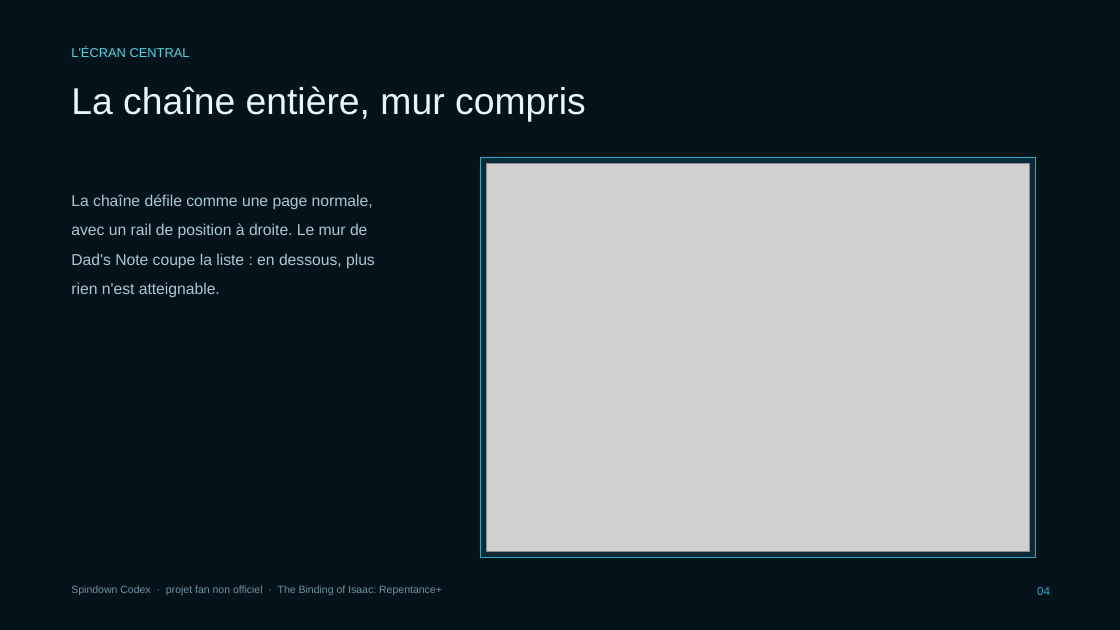
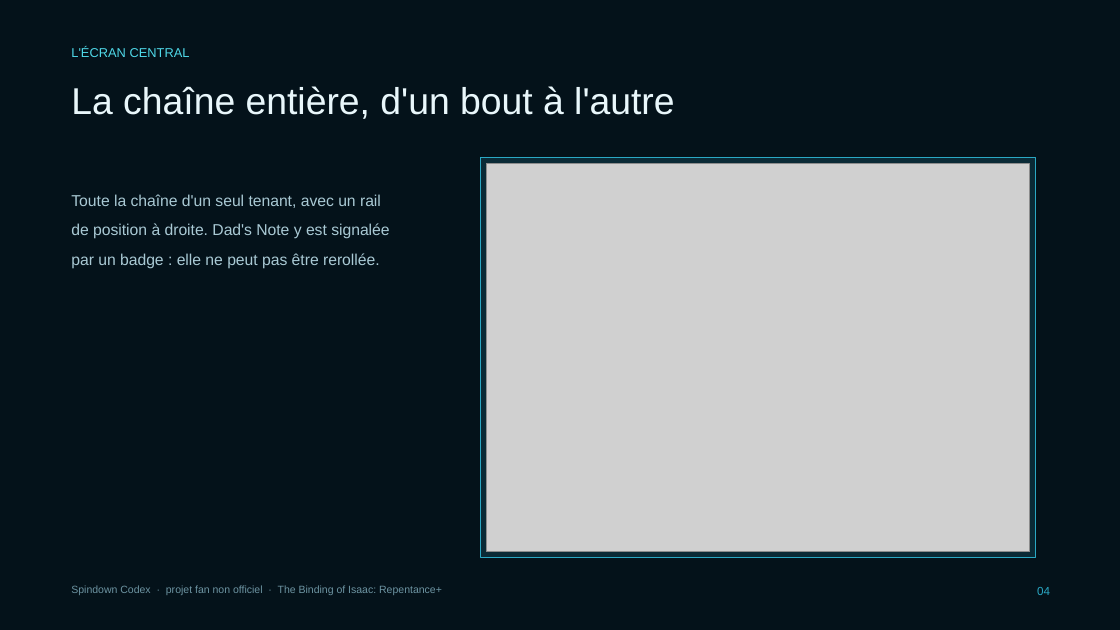
Before and after one commit to 26mataa/Spindown-codex, a slide deck: slide 4 of docs/Spindown-Codex.pptx. Drawn at 1120x630 pixels with LibreOffice and Linux fonts; fonts in the diff are those of the drawing; grey boxes stand for pictures. Boxes give left, top, right and bottom in pixels: in the first picture for what was removed or moved away, otherwise in the second. Text is boxed around its words. In the diff, an @@ line names an element or a change of style, - is before the commit and + after.

```diff
--- a/docs/Spindown-Codex.pptx
+++ b/docs/Spindown-Codex.pptx
@@ text at (71, 86, 674, 119): text changed @@
-La chaîne entière, mur compris
+La chaîne entière, d'un bout à l'autre
@@ text at (71, 194, 389, 269): text changed @@
-La chaîne défile comme une page normale, avec un rail de position à droite. Le mur de Dad's Note coupe la liste : en dessous, plus rien n'est atteignable.
+Toute la chaîne d'un seul tenant, avec un rail de position à droite. Dad's Note y est signalée par un badge : elle ne peut pas être rerollée.
```
Also in this commit, not shown: 5 other files.
